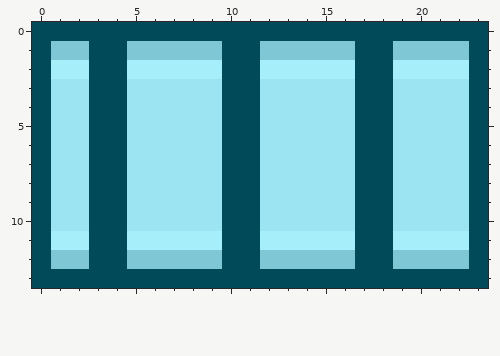
Two versions of one pixel-art sprite, crdppfportal/static/images/icons/r132_perimetre_prot_eau_Perimetre.png. Above, as it was before the edit.
The file is 24x14 pixels.
After:
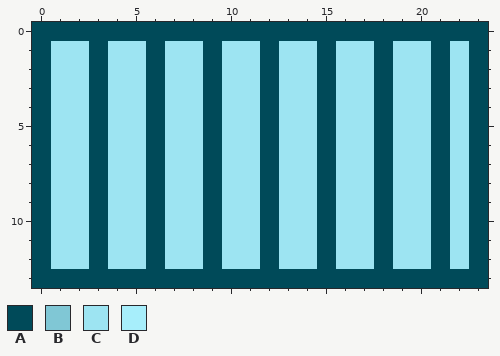
Palette (. is transparent): A #004a59  B #80c7d5  C #9de4f2  D #a7eefb
Edits made:
Changed rows in their new state; - is an unchanged pixel.
first column x 1:
 1 CC-CCACCACCACCACC-CCAC
 2 CC-CCACCACCACCACC-CCAC
 3 ---C-A--ACCA--A-C---A-
 4 ---C-A--ACCA--A-C---A-
 5 ---C-A--ACCA--A-C---A-
 6 ---C-A--ACCA--A-C---A-
 7 ---C-A--ACCA--A-C---A-
 8 ---C-A--ACCA--A-C---A-
 9 ---C-A--ACCA--A-C---A-
10 ---C-A--ACCA--A-C---A-
11 CC-CCACCACCACCACC-CCAC
12 CC-CCACCACCACCACC-CCAC
Boxes around the changes in both pictures, in picture pixels (x1, y1, x2, y2):
changed: (51, 41, 469, 269)
